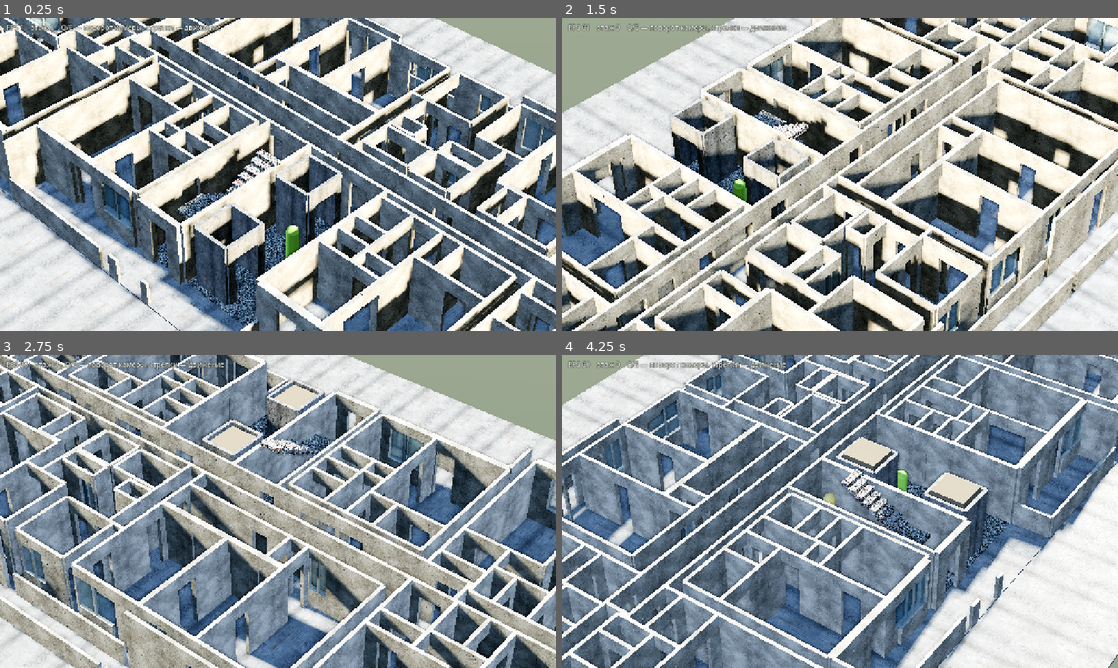
Above: before the commit, frames 1-4 (two rows, left to right).
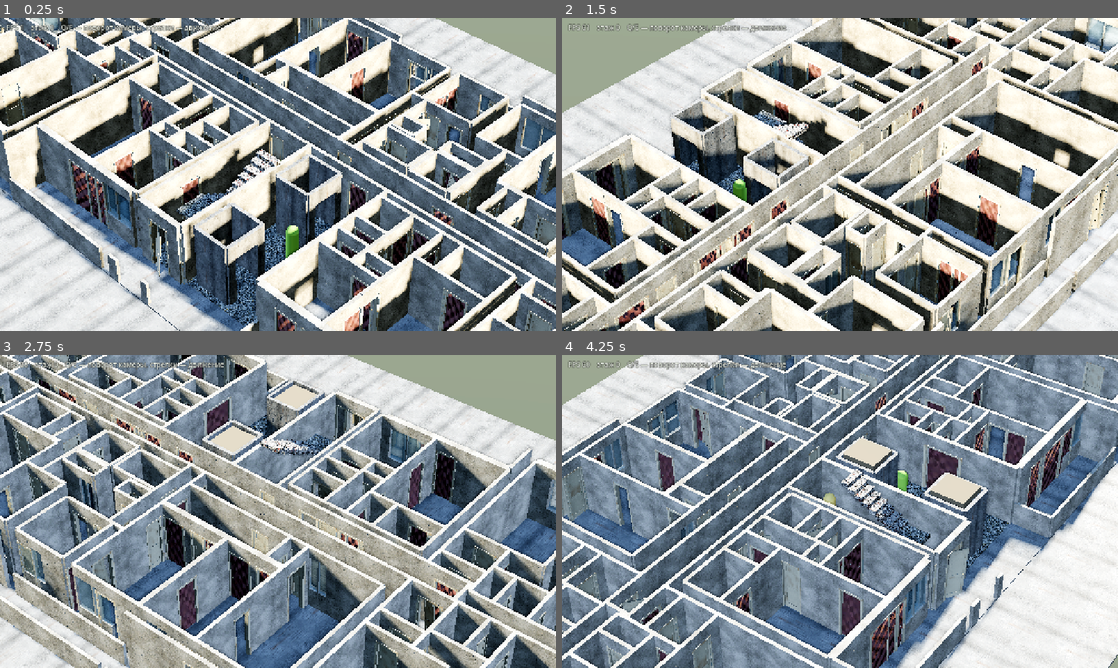
Above: after the commit, the same moments.

Repository: SashkoSoft/Godot_skilled
Game: Godot game, scene res://main.tscn
The game is run twice, just before and just after one commit, with the same random seed, the same clock (stepped at 60 frames per second) and the same inputs.
Inputs:
- Up to frame 1 (0.25 s): no input
- Up to frame 2 (1.5 s): hold Right (ui_right) 0.53-1.28 s; hold Q 0.53-1.28 s; hold Down (ui_down) from 1.28 s (still down); tap E at 1.35 s
- Up to frame 3 (2.75 s): release Down (ui_down) at 2.03 s; hold Right (ui_right) from 2.03 s (still down); hold Q from 2.03 s (still down)
- Up to frame 4 (4.25 s): release Right (ui_right) at 2.78 s; release Q at 2.78 s; hold Up (ui_up) 2.78-3.53 s; tap E at 2.85 s; hold Left (ui_left) from 3.53 s (still down); hold Q from 3.53 s (still down)

The runs differ from the first frame. In frame 1, 7.8% of the frame differs, in the area x 0-100%, y 0-100%; in frame 2, 9.0%; in frame 3, 9.9%; in frame 4, 8.9%.

Commit message:
Дверные блоки от houdini-assets приняты и стоят в проёмах
91 блок на этаж: межкомнатные, входные обитые, коробки без полотна и
сорванные с петель. Выбор варианта детерминированный по координате, чтобы
дом не менялся между запусками. Коллизий у блоков нет — проходимость
по-прежнему считается по проёму в стене.

Приёмка чистая: пивот на нуле с отклонением 0,0000, полотно отдельным узлом
на оси петель, бюджет 396-912 при потолке 1500. Поворот блоков я сначала
задал перпендикулярно стене — это моя ошибка установки, исправлена.

Diff:
--- a/game/tower.gd
+++ b/game/tower.gd
@@ -1188,7 +1188,50 @@
 			var ms := _spawn(sill, sp, mat, f)
 			ms.name = "Sill_%d" % f
 			_glaze(f, center + dir * h.x, dir, h.y, center.y, hw - above)
+		if h.z < 0.5:
+			_door_block(f, center + dir * h.x, dir, h.y, center.y)
 		_mark(f, center + dir * h.x, dir, h.y, h.z, center.y)
+
+
+## Дверной блок в проём. Модели от houdini-assets: пивот в середине низа
+## проёма, ось Z наружу от полотна, полотно отдельным узлом `leaf`.
+## Коллизии у них нет — проходимость считается по проёму в стене, как и раньше.
+const DOOR_MODELS := {
+	"room": "res://assets/models/doors/door_room.glb",
+	"flat": "res://assets/models/doors/door_flat.glb",
+	"frame": "res://assets/models/doors/door_frame_only.glb",
+	"broken": "res://assets/models/doors/door_broken.glb",
+}
+const DOOR_MODEL_W := {"room": 0.80, "flat": 0.90, "frame": 0.80, "broken": 0.80}
+
+static var _door_cache: Dictionary = {}
+
+
+func _door_block(f: int, pos: Vector3, dir: Vector3, width: float, base_y: float) -> void:
+	# В брошенном доме часть дверей стоит без полотна или сорвана: выбор
+	# детерминированный, по координате, иначе дом будет меняться между запусками.
+	var seed_v := int(absf(pos.x) * 71.0 + absf(pos.z) * 131.0) % 100
+	var kind := "flat" if width >= 0.88 else "room"
+	if seed_v < 18:
+		kind = "frame"
+	elif seed_v < 26:
+		kind = "broken"
+	if not _door_cache.has(kind):
+		if not ResourceLoader.exists(DOOR_MODELS[kind]):
+			return
+		_door_cache[kind] = load(DOOR_MODELS[kind])
+	var node: Node3D = (_door_cache[kind] as PackedScene).instantiate()
+	node.position = Vector3(pos.x, base_y, pos.z)
+	# блок сделан под проём своей ширины; лишнее растягиваем по X
+	var k: float = width / float(DOOR_MODEL_W[kind])
+	node.scale = Vector3(k, 1.0, 1.0)
+	node.rotation.y = PI * 0.5 if dir.z > 0.5 else 0.0
+	add_child(node)
+	node.set_meta("floor", f)
+	for c in node.find_children("*", "MeshInstance3D", true, false):
+		var mi := c as MeshInstance3D
+		mi.set_meta("floor", f)
+		fadeable.append(mi)
 
 
 ## Стекло в оконный проём: только вид, коллизии не надо — проём и так
Binary file added: game/assets/models/doors/door_blocks_albedo_1k.png
Not shown, added: game/assets/models/doors/door_blocks_albedo_1k.png.import
Binary file added: game/assets/models/doors/door_blocks_normal_1k.png
Not shown, added: game/assets/models/doors/door_blocks_normal_1k.png.import
Binary file added: game/assets/models/doors/door_blocks_orm_1k.png
Not shown, added: game/assets/models/doors/door_blocks_orm_1k.png.import
Binary file added: game/assets/models/doors/door_broken.glb
Not shown, added: game/assets/models/doors/door_broken.glb.import
Binary file added: game/assets/models/doors/door_flat.glb
Not shown, added: game/assets/models/doors/door_flat.glb.import
Binary file added: game/assets/models/doors/door_frame_only.glb
Not shown, added: game/assets/models/doors/door_frame_only.glb.import
(and 4 more such lines)
